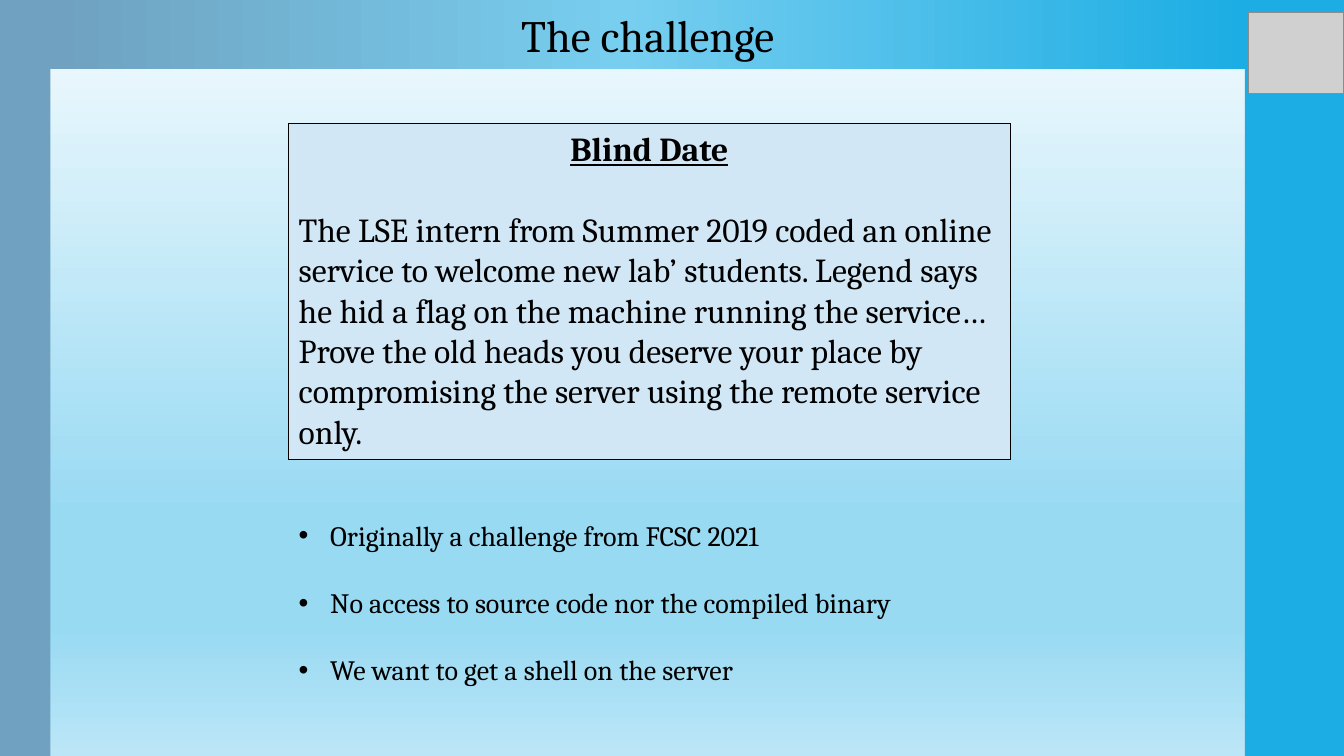
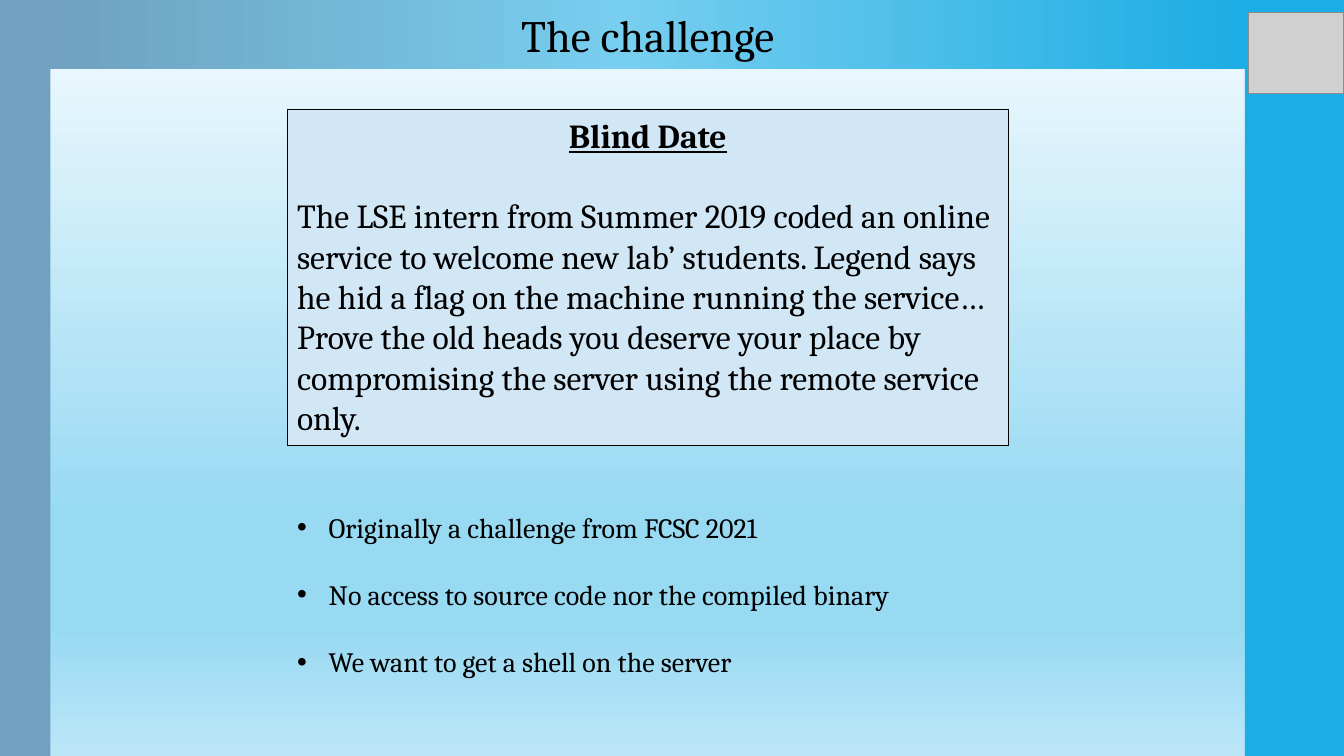
Before and after one commit to Ewael/LSE, a slide deck: slide 2 of Blind_Date/slides.pptx. Drawn at 1344x756 pixels with LibreOffice and Linux fonts; fonts in the diff are those of the drawing; grey boxes stand for pictures. Boxes give left, top, right and bottom in pixels: in the first picture for what was removed or moved away, otherwise in the second. Text is boxed around its words. In the diff, an @@ line names an element or a change of style, - is before the commit and + after.

```diff
--- a/Blind_Date/slides.pptx
+++ b/Blind_Date/slides.pptx
@@ rectangle "Blind Date": place and size @@
-rectangle "Blind Date" at box(288, 123, 1010, 459)
+rectangle "Blind Date" at box(287, 110, 1009, 446)
@@ text "Originally a challenge from FCSC ...": place and size @@
-text "Originally a challenge from FCSC ..." at box(330, 526, 891, 686)
+text "Originally a challenge from FCSC ..." at box(329, 518, 889, 678)
```
Also in this commit, not shown: 6 other slides changed, 14 slides added, 4 slides removed.
